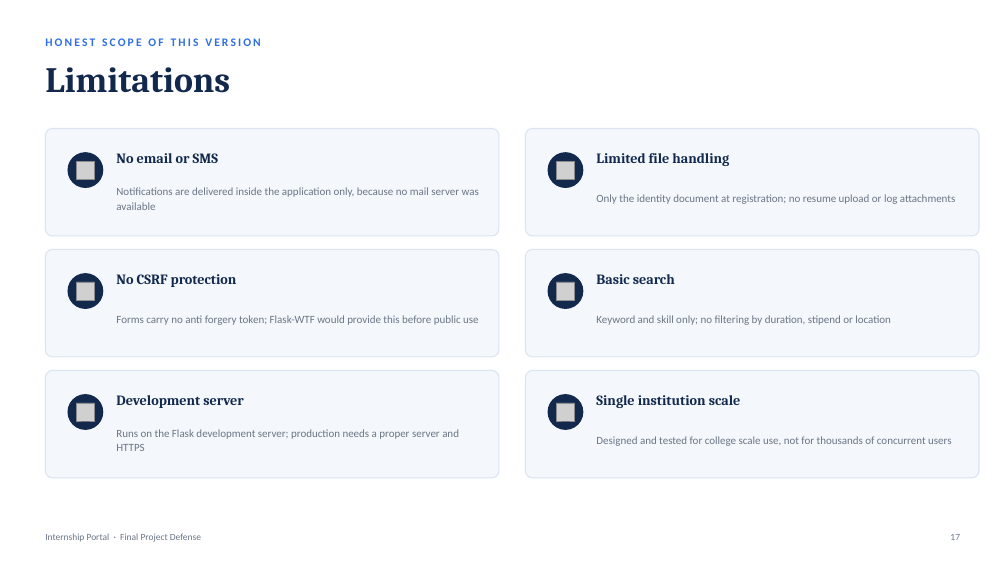
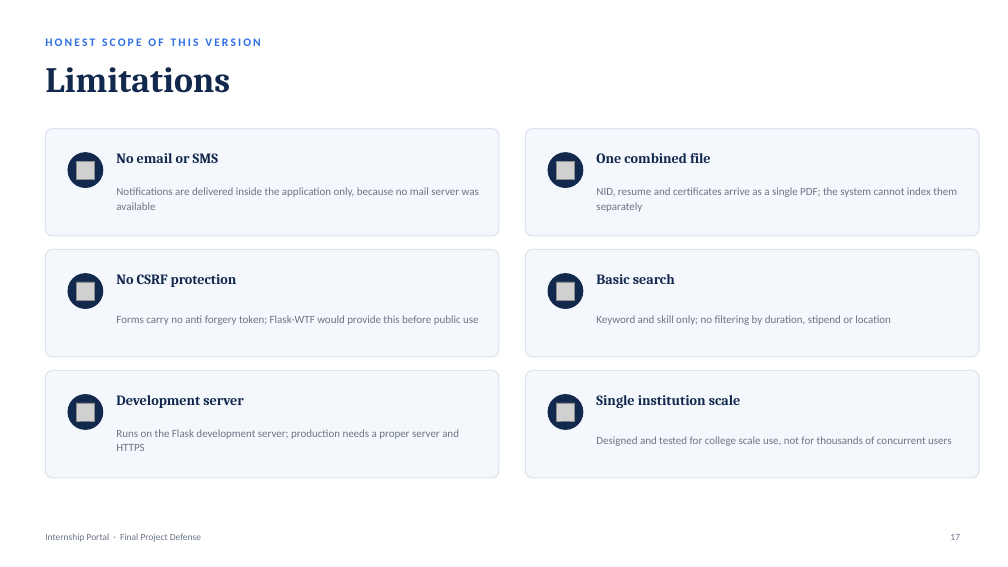
Before and after one commit to RamSinghKarki/Internship_Portal, a slide deck: slide 17 of docs/Final_Defense_Presentation.pptx. Drawn at 1008x567 pixels with LibreOffice and Linux fonts; fonts in the diff are those of the drawing; grey boxes stand for pictures. Boxes give left, top, right and bottom in pixels: in the first picture for what was removed or moved away, otherwise in the second. Text is boxed around its words. In the diff, an @@ line names an element or a change of style, - is before the commit and + after.

```diff
--- a/docs/Final_Defense_Presentation.pptx
+++ b/docs/Final_Defense_Presentation.pptx
@@ text at bbox=[596, 153, 711, 163]: text changed @@
-Limited file handling
+One combined file
@@ text at bbox=[596, 187, 957, 212]: text changed @@
-Only the identity document at registration; no resume upload or log attachments
+NID, resume and certificates arrive as a single PDF; the system cannot index them separately
```
Also in this commit, not shown: 6 other slides changed, 14 other files.
